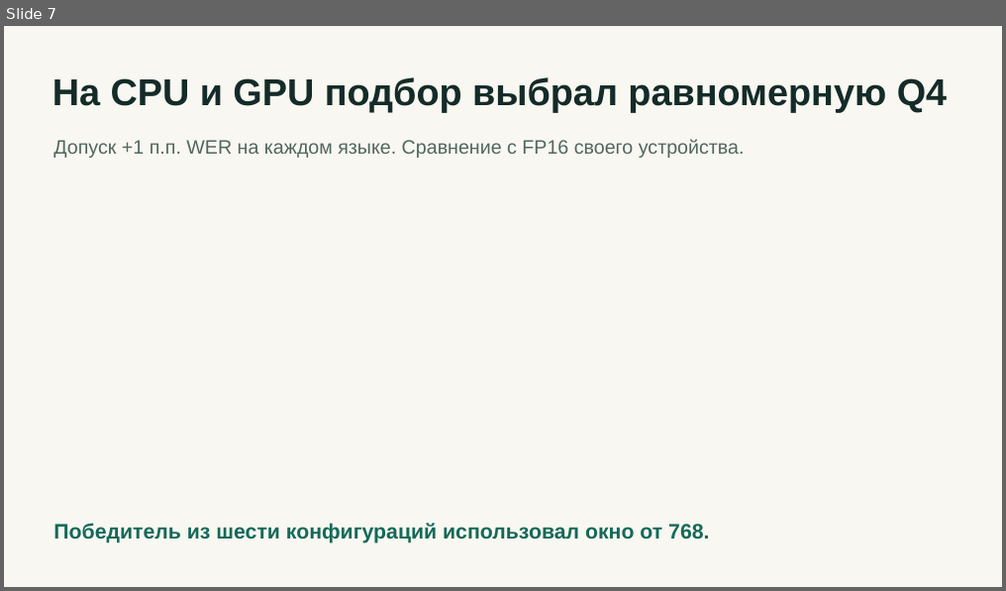
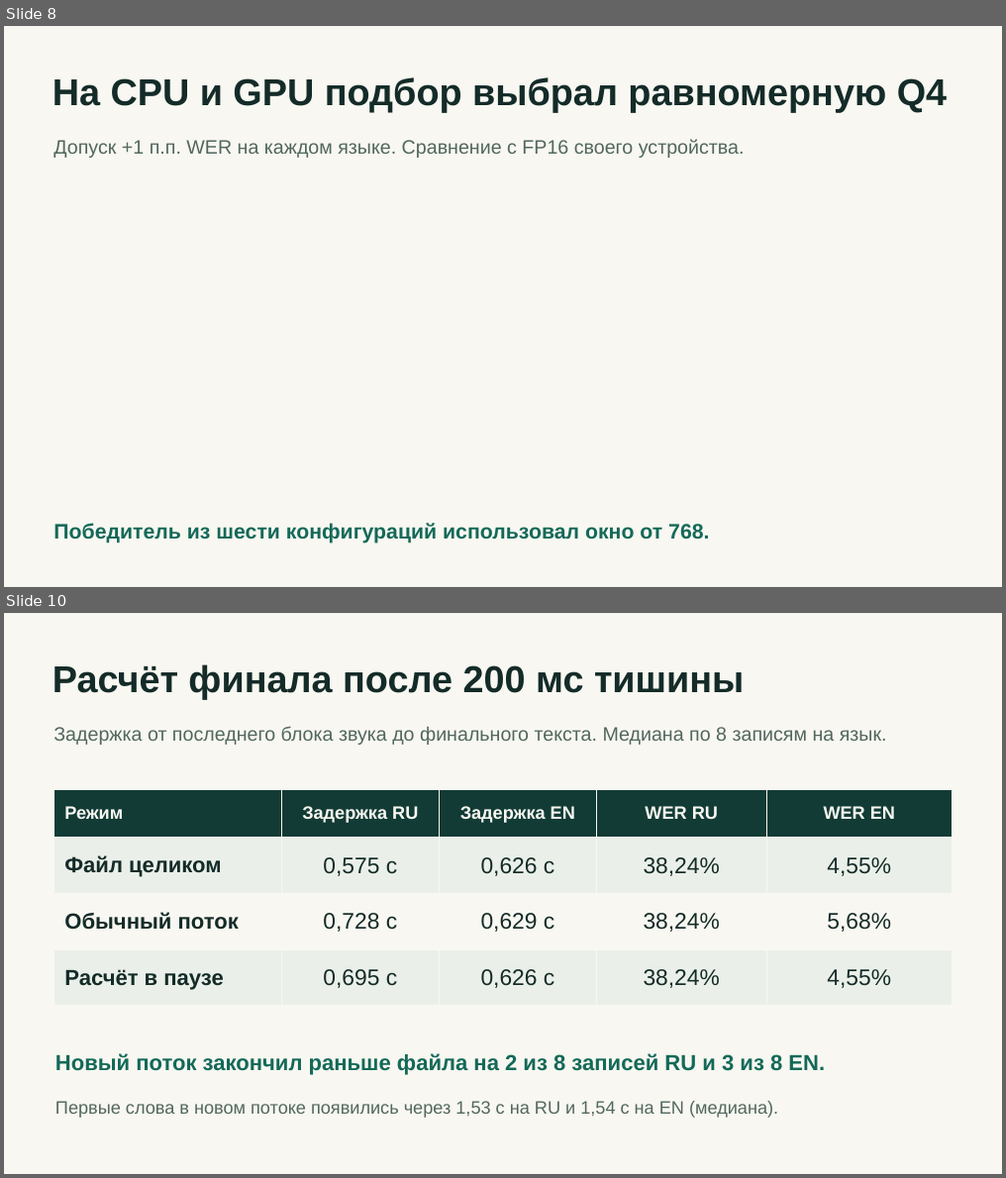
Before and after one commit to mnenadoeloo/EDLM_Whisper_Boost, a slide deck: results/whisper-small.pptx. Shown one above the other, each under a label of ours: slide 7 before the commit, slides 8 and 10 after it; the slides between them are not shown. The pictures are 1006x591 and 1006x1178 pixels, drawn with LibreOffice and Linux fonts; fonts in the diff are those of the drawing. Boxes give left, top, right and bottom in pixels: in the first picture for what was removed or moved away, otherwise in the second. Text is boxed around its words. In the diff, an @@ line names an element or a change of style, - is before the commit and + after.

```diff
--- a/results/whisper-small.pptx
+++ b/results/whisper-small.pptx
@@ slide 10 added at box(4, 613, 1002, 1174), background #F8F7F1 @@
@@ text added at box(53, 664, 745, 699), 36 pt, text #142B28, bold @@
+Расчёт финала после 200 мс тишины
@@ text added at box(54, 726, 887, 745), 18.8 pt, text #52675E @@
+Задержка от последнего блока звука до финального текста. Медиана по 8 записям на язык.
@@ table added at box(54, 789, 951, 1006), 4 rows, 5 columns @@
+Режим | Задержка RU | Задержка EN | WER RU | WER EN
+Файл целиком | 0,575 с | 0,626 с | 38,24% | 4,55%
+Обычный поток | 0,728 с | 0,629 с | 38,24% | 5,68%
+Расчёт в паузе | 0,695 с | 0,626 с | 38,24% | 4,55%
@@ text added at box(55, 1054, 825, 1075), 21 pt, text #146958, bold @@
+Новый поток закончил раньше файла на 2 из 8 записей RU и 3 из 8 EN.
@@ text added at box(55, 1101, 778, 1118), 17.2 pt, text #52675E @@
+Первые слова в новом потоке появились через 1,53 с на RU и 1,54 с на EN (медиана).
@@ what was slide 7 is now slide 8 @@
```
Also in this commit, not shown: 4 slides changed, 5 other slides added, 2 slides removed, 16 other files.
